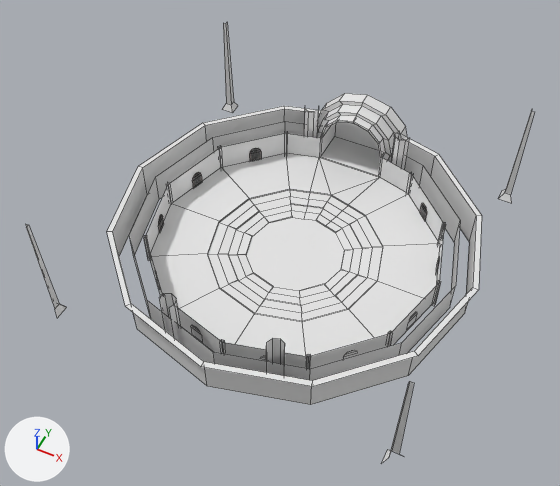
One commit to the Blender file Assets/Models/arena.blend: the scene before it, then after it.
One viewpoint serves both versions: a camera (50 mm lens) standing at (1.48, -3.2, 4.01) and looking at (-0.02, -0.19, 0.26). Arrows for +X, +Y and +Z are at lower left; the lights stay in place. Mesh edges are drawn as thin lines.
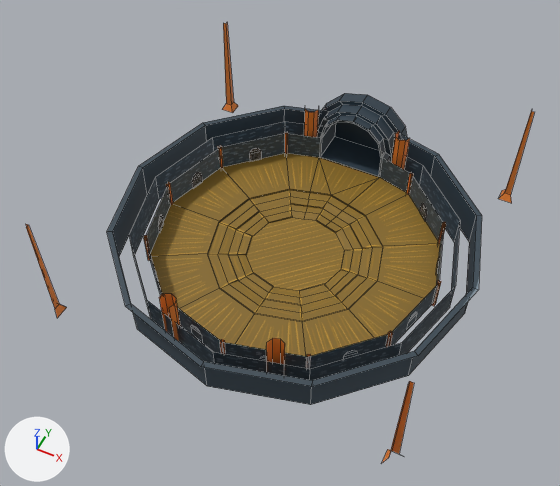
Commit message: arena final final

What differs and where, as boxes [x1, y1, x2, y2] in the pictures (560 x 486 px):
'Cylinder', surface changed, recoloured: [26, 23, 534, 463] in both
part 1 of me_cylinder, surface changed (white to brown): [107, 106, 482, 405] in both

The edits, one by one:
Picture 'walls.png' (img_walls_png) is new.
Picture 'floor.png' (img_floor_png) is new.
In material 'walls' (mat_walls), base_color is no longer (0.8, 0.8, 0.8), white #e7e7e7.
In material 'walls' (mat_walls), texture is now set to img_walls_png.
In material 'floor' (mat_floor), base_color is no longer (0.8, 0.8, 0.8), white #e7e7e7.
In material 'floor' (mat_floor), texture is now set to img_floor_png.
Material 'poles' (mat_poles) changes colour from white #e7e7e7 to orange #e77f2d; in linear values from (0.8, 0.8, 0.8) to (0.8, 0.214, 0.0263).
Material 'big_door' (mat_big_door) changes colour from white #e7e7e7 to dark blue #2f3f4b; in linear values from (0.8, 0.8, 0.8) to (0.0286, 0.0497, 0.07).
me_cylinder has 521 vertices, 333 faces and spans x -1.24..1.24, y -1.24..1.2, z -0.03..0.8.
me_cylinder is used by ob_cylinder; location (0.0, 0.0, 0.0).
me_cylinder part 1: texture (UV) coordinates of 172 of 333 faces, centred in x -1.14..1.14, y -1.14..1.1, z -0.03..0.27, changed; they spanned u 0.0..0.84, v 0.0..1.0 and now span u 0.0..1.0, v 0.0..1.01.
